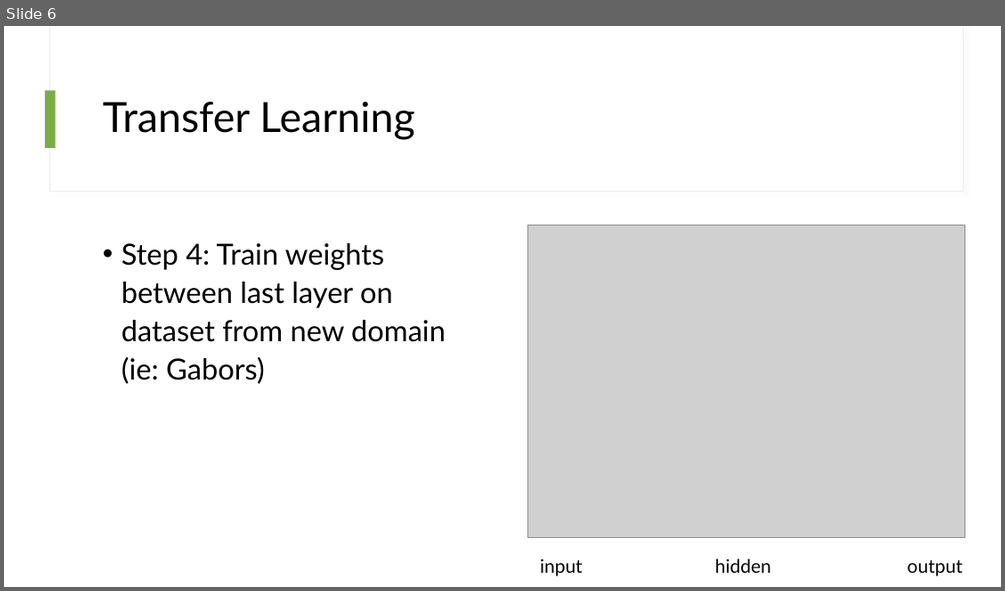
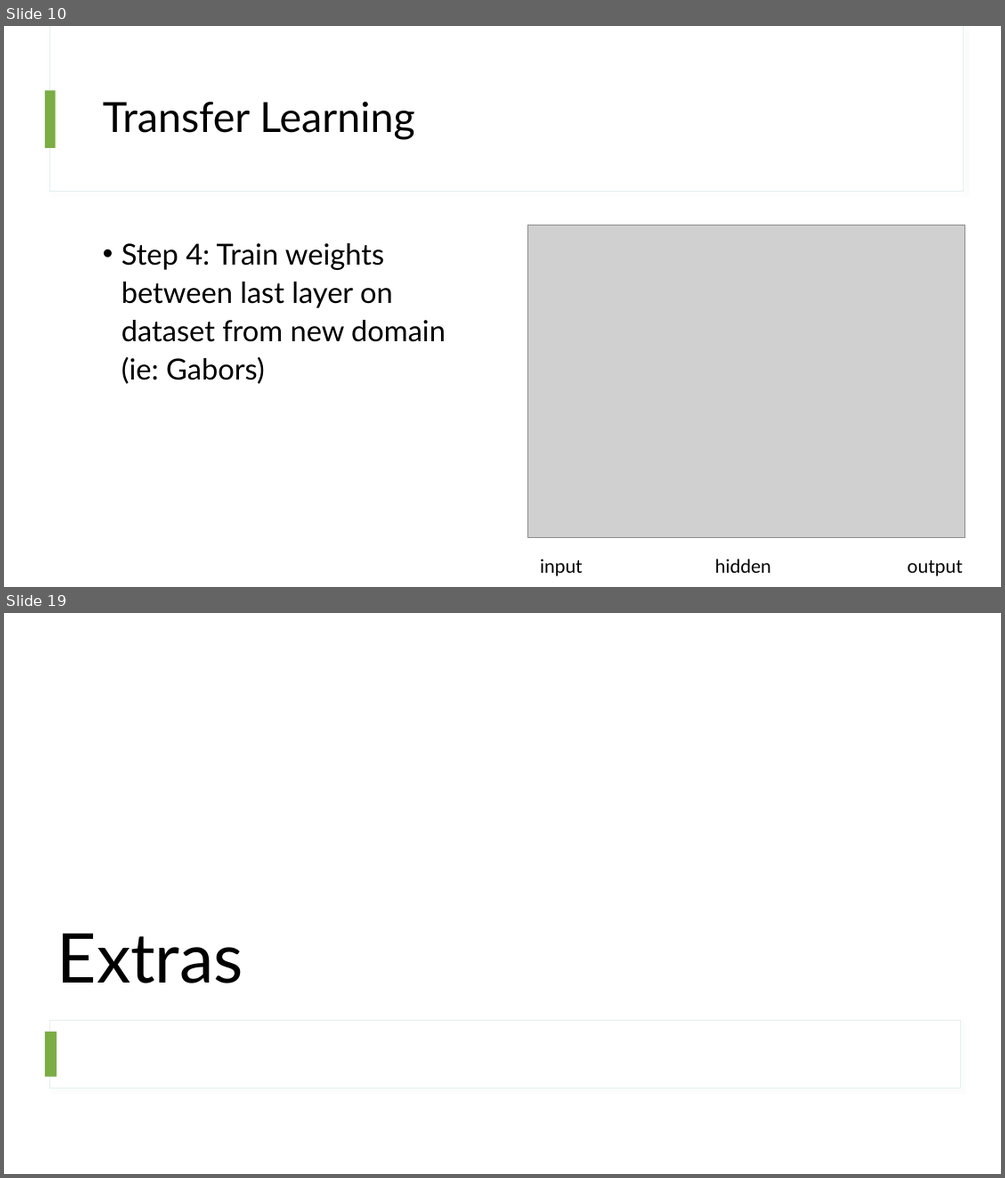
Before and after one commit to thor4/neuralnets, a slide deck: projects/1-CNN/presentations/Confidence Bias in Humans & Neural Networks.pptx. Shown one above the other, each under a label of ours: slide 6 before the commit, slides 10 and 19 after it; the slides between them are not shown. The pictures are 1005x591 and 1005x1178 pixels, drawn with LibreOffice and Linux fonts; fonts in the diff are those of the drawing; grey boxes stand for pictures. Boxes give left, top, right and bottom in pixels: in the first picture for what was removed or moved away, otherwise in the second. Text is boxed around its words. In the diff, an @@ line names an element or a change of style, - is before the commit and + after.

```diff
--- a/projects/1-CNN/presentations/Confidence Bias in Humans & Neural Networks.pptx
+++ b/projects/1-CNN/presentations/Confidence Bias in Humans & Neural Networks.pptx
@@ slide 19 added at box(4, 613, 1001, 1174), background #FFFFFF @@
@@ title added at box(57, 933, 243, 983), 66 pt, text #000000 @@
+Extras
@@ rectangle added at box(45, 1032, 57, 1077), fill #7BAD44 @@
@@ rectangle added at box(49, 1021, 961, 1088), fill #FFFFFF, outline #E3EFEE 1 pt @@
@@ what was slide 6 is now slide 10 @@
```
Also in this commit, not shown: 3 slides changed, 10 other slides added.
